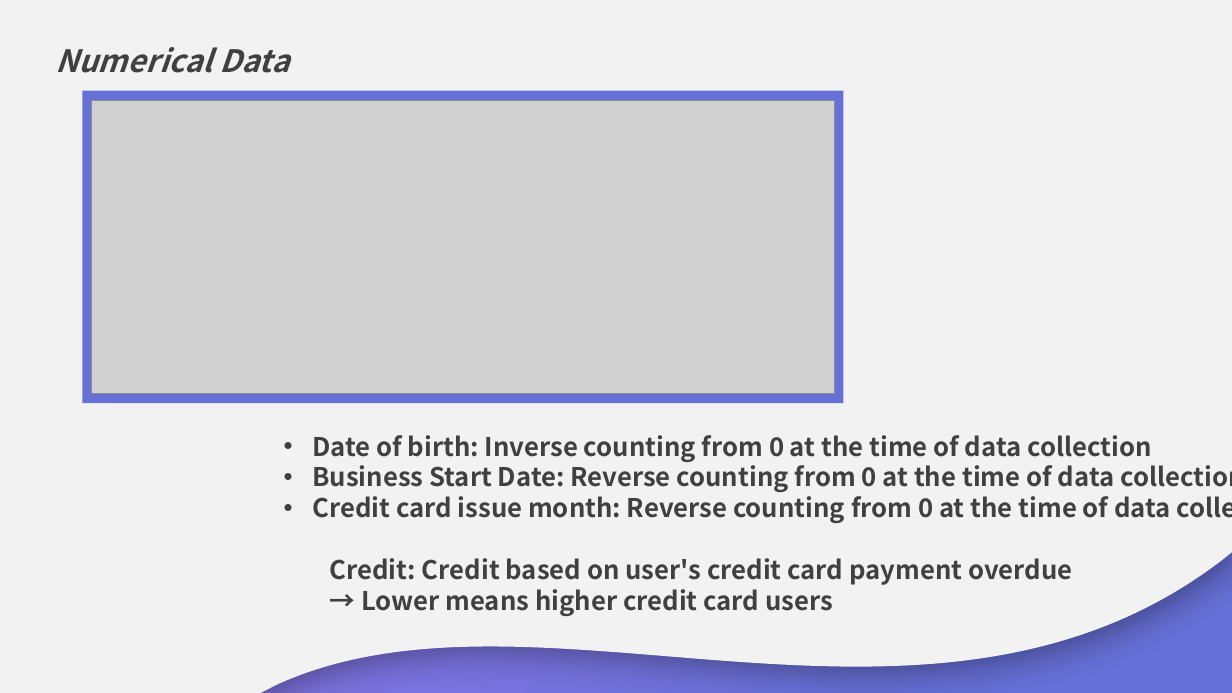
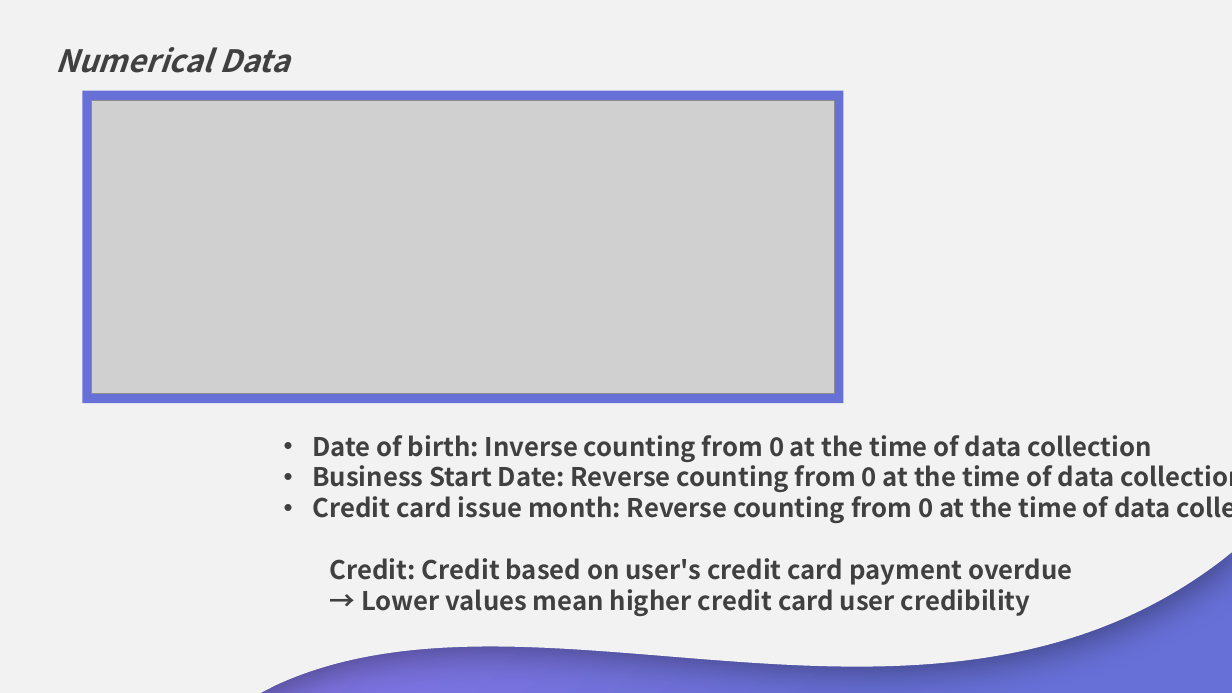
Before and after one commit to nahyunryou/AIML_project, a slide deck: slide 5 of PPT/plan_presentation.pptx. Drawn at 1232x693 pixels with LibreOffice and Linux fonts; fonts in the diff are those of the drawing; grey boxes stand for pictures. Boxes give left, top, right and bottom in pixels: in the first picture for what was removed or moved away, otherwise in the second. Text is boxed around its words. In the diff, an @@ line names an element or a change of style, - is before the commit and + after.

```diff
--- a/PPT/plan_presentation.pptx
+++ b/PPT/plan_presentation.pptx
@@ text at [361, 583, 1031, 616]: text changed @@
-  → Lower means higher credit card users
+  → Lower values mean higher credit card user credibility
```
Also in this commit, not shown: 1 other slide changed.
